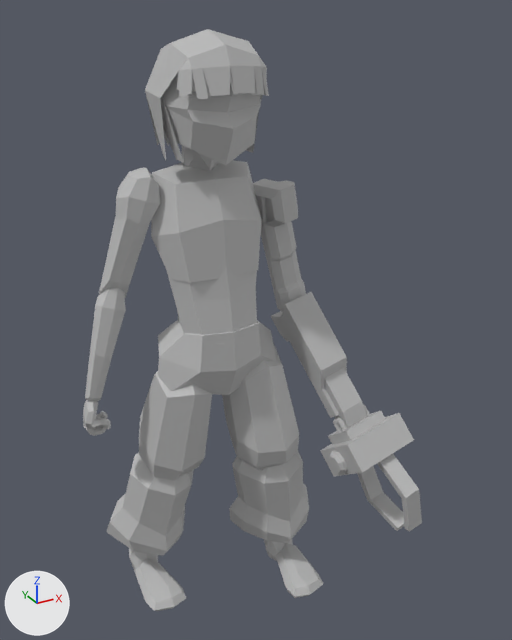
The FBX model Unity/Vanguard_Productions_Prototype/Assets/Animations/Characters/Lyra_Animations/ANI_Lyra_Idle.fbx: old version first, new version second.
Rendered twice from a 50 mm camera at (-0.747, -1.593, 1.647) aimed at (0.091, -0.068, 0.885). Arrows for +X, +Y and +Z are at lower left; the lights stay in place. Both versions are drawn at frame 1 of the action 'Take 001'; the numbers are the values there.

Before the edit, the objects in view are built like this:
```python
me_mesh = bpy.data.meshes.new('Mesh')
me_mesh.from_pydata(...)  # 837 vertices, 1426 faces; spans x -37.0..37.0, y 0.0..160.0, z -24.0..23.0
me_mesh.materials.append(mat_lambert1)  # grey #bcbcbc
me_mesh_001 = bpy.data.meshes.new('Mesh.001')
me_mesh_001.from_pydata(...)  # 170 vertices, 278 faces; spans x 23.3..45.3, y 28.9..62.2, z 12.3..43.5
me_mesh_001.materials.append(mat_lambert1)  # grey #bcbcbc
ob_grapple = bpy.data.objects.new('Grapple', me_mesh_001)
ob_grapple.location = (0.0, 0.0, 0.0)
ob_grapple.rotation_euler = (1.571, 0.0, 0.0)  # degrees (90, 0, 0)
ob_grapple.scale = (0.01, 0.01, 0.01)
ob_sk_lyra = bpy.data.objects.new('SK_Lyra', me_mesh)
ob_sk_lyra.location = (0.0, 0.0, 0.0)
ob_sk_lyra.rotation_euler = (1.571, 0.0, 0.0)  # degrees (90, 0, 0)
ob_sk_lyra.scale = (0.01, 0.01, 0.01)
```
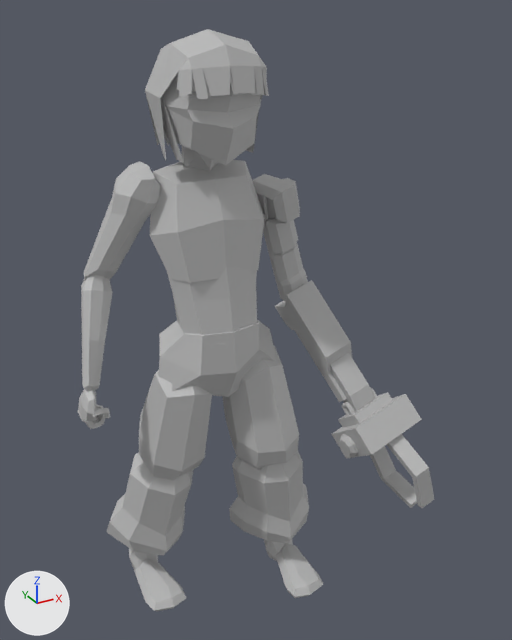
Where the change shows, as pixel boxes [x1, y1, x2, y2] in the pictures (512 x 640 px; the box of a moved part takes in the faces that stretch with it):
'SK_Lyra', reshaped
    before: [83, 29, 367, 611]
    after: [78, 29, 375, 611]
'Grapple', reshaped
    before: [320, 405, 422, 532]
    after: [332, 387, 434, 508]
part 1 of me_mesh, moved or reshaped
    before: [83, 160, 367, 436]
    after: [78, 160, 375, 429]
part 2 of me_mesh_001, rebuilt
    before: [320, 411, 414, 476]
    after: [332, 392, 422, 458]
part 3 of me_mesh_001, added
    after: [342, 402, 356, 416]
part 4 of me_mesh_001, added
    after: [340, 434, 358, 457]
part 5 of me_mesh_001, deleted
    before: [329, 405, 422, 532]
part 6 of me_mesh_001, added
    after: [370, 434, 434, 508]

Edits to the bpy script that builds the scene:
```text
Change me_mesh_001:
    used by ob_grapple; location = (0.0, 0.0, 0.0); rotation_euler = (1.571, 0.0, 0.0), in degrees (90, 0, 0); scale = (0.01, 0.01, 0.01)
    remove me_mesh_001.from_pydata(...)  # 170 vertices, 278 faces; spans x 23.3..45.3, y 28.9..62.2, z 12.3..43.5
    add me_mesh_001.from_pydata(...)  # 170 vertices, 142 faces; spans x 29.0..51.6, y 31.8..65.3, z 8.9..40.2
    me_mesh_001 part 2: the loose piece of 17 vertices spanning x 23.9..45.3, y 40.6..62.2, z 14.8..35.5 is rebuilt with 17 vertices and now spans x 29.0..51.6, y 42.5..65.3, z 11.5..32.1
    me_mesh_001 part 3: a new loose piece of 48 vertices spanning x 32.7..35.4, y 56.4..61.7, z 14.0..19.6, in mat_lambert1 (grey #bcbcbc)
    me_mesh_001 part 4: a new loose piece of 25 vertices spanning x 29.1..32.5, y 47.4..54.2, z 18.6..25.5, in mat_lambert1 (grey #bcbcbc)
    me_mesh_001 part 5: 6 loose pieces with 153 vertices, spanning x 23.3..42.3, y 28.9..61.5, z 12.3..43.5, are deleted
    me_mesh_001 part 6
    25 vertices are added at x 38.0..48.8, y 31.8..54.6, z 8.9..40.2
    7 new vertices lie (4.5, 1.4, -0.2) away from vertices in x 38.0..45.3, y 31.8..54.6, z 17.9..38.1
    24 new faces join them
Change me_mesh:
    used by ob_sk_lyra; location = (0.0, 0.0, 0.0); rotation_euler = (1.571, 0.0, 0.0), in degrees (90, 0, 0); scale = (0.01, 0.01, 0.01)
    remove me_mesh.from_pydata(...)  # 837 vertices, 1426 faces; spans x -37.0..37.0, y 0.0..160.0, z -24.0..23.0
    add me_mesh.from_pydata(...)  # 837 vertices, 733 faces; spans x -38.0..42.0, y 0.0..160.0, z -24.0..23.0
    me_mesh part 1: 234 vertices moved from x -37.0..37.0, y 55.0..128.0, z -11.0..23.0 to x -38.0..42.0, y 57.0..130.0, z -16.0..20.0; 69 vertices removed from x -37.0..36.0, y 60.0..131.0, z -11.0..21.0; 69 vertices added at x -38.0..41.0, y 62.0..130.0, z -16.0..18.0
```
